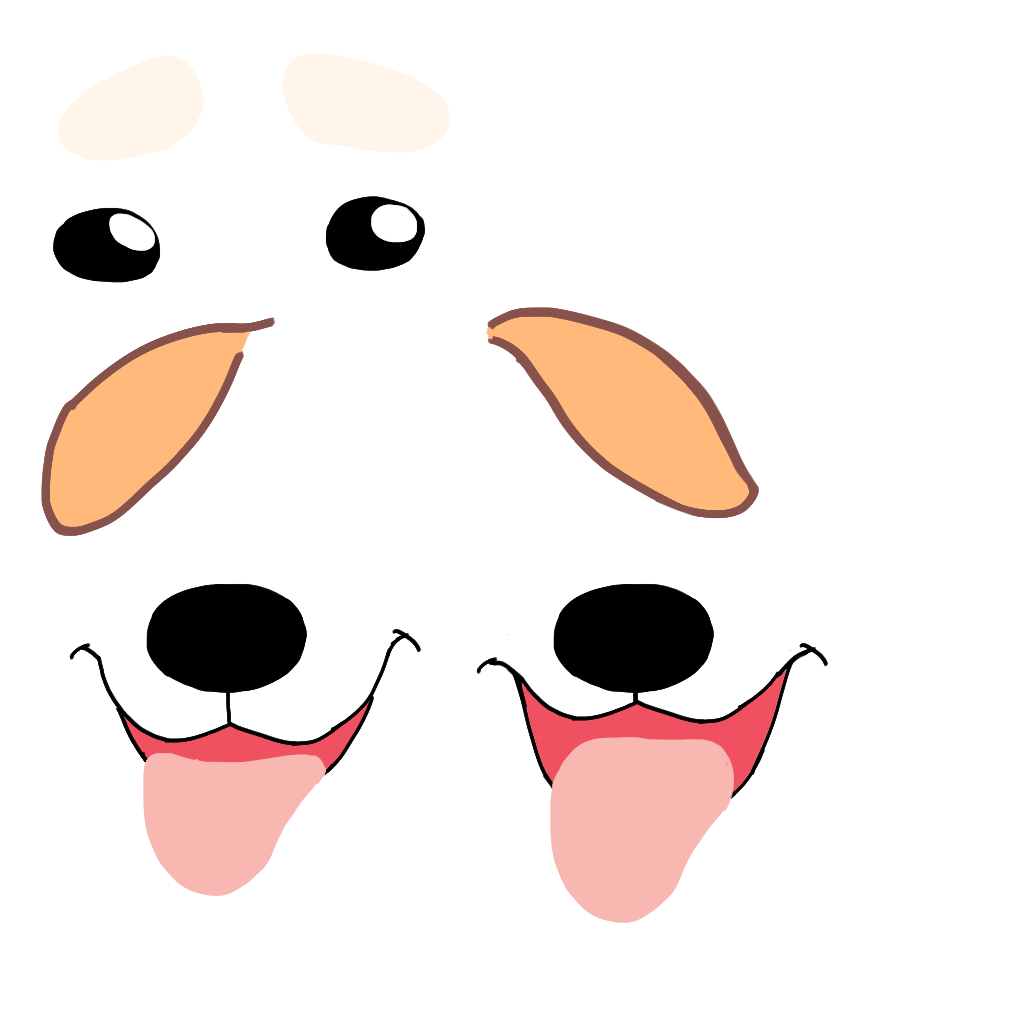
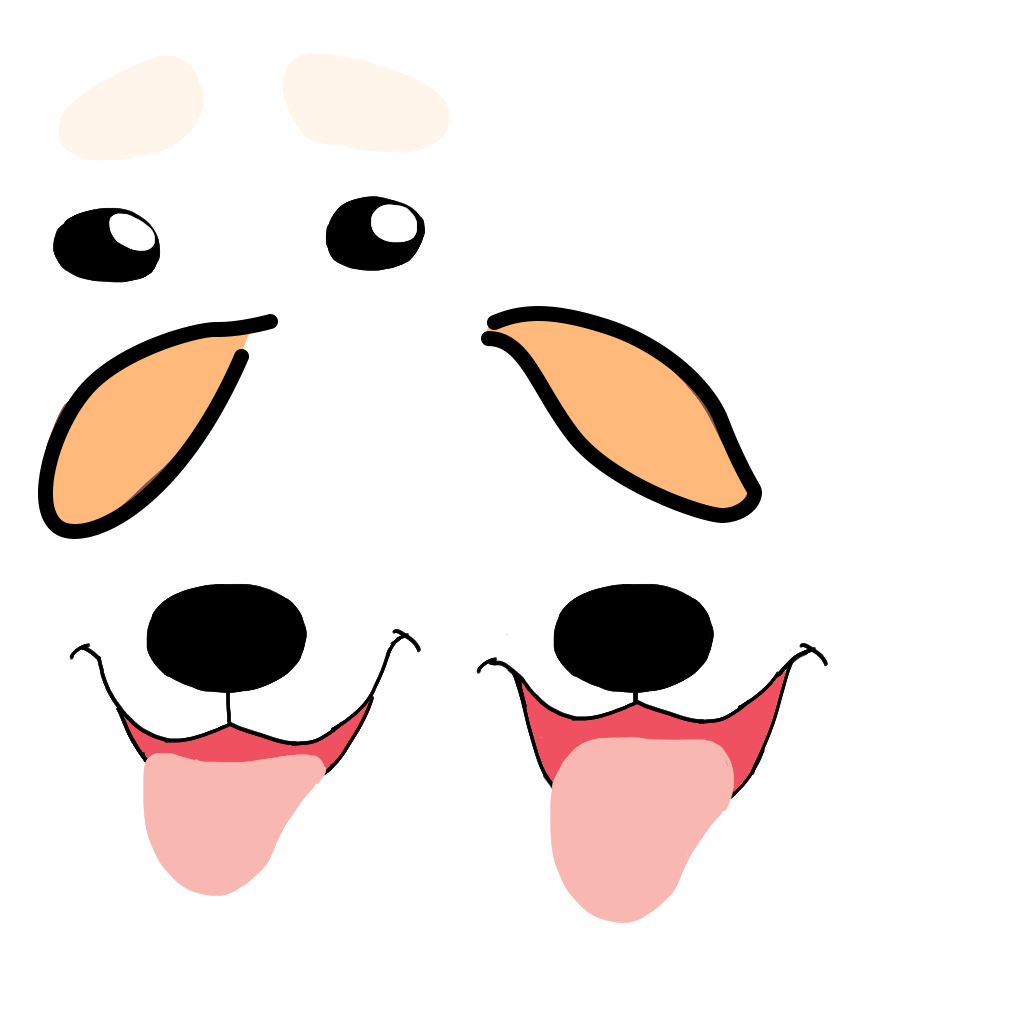
Comparing the layer stacks of the two 1024 × 1024 images. Changes:
added layer "Shape 2" above "Shape 1" over [481, 306, 762, 523]
added layer "Shape 1" above "Layer 5" over [38, 314, 278, 539]
